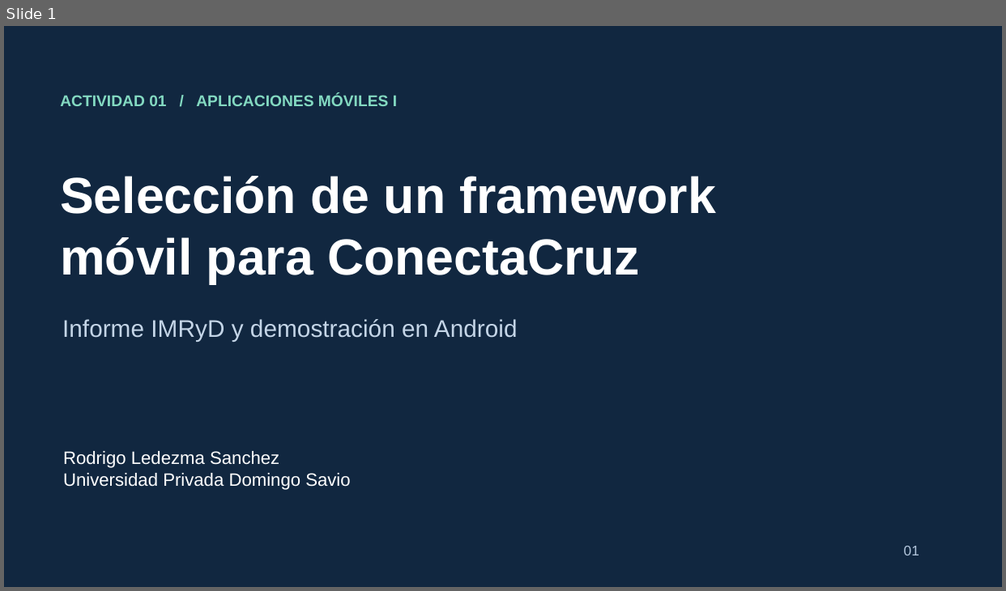
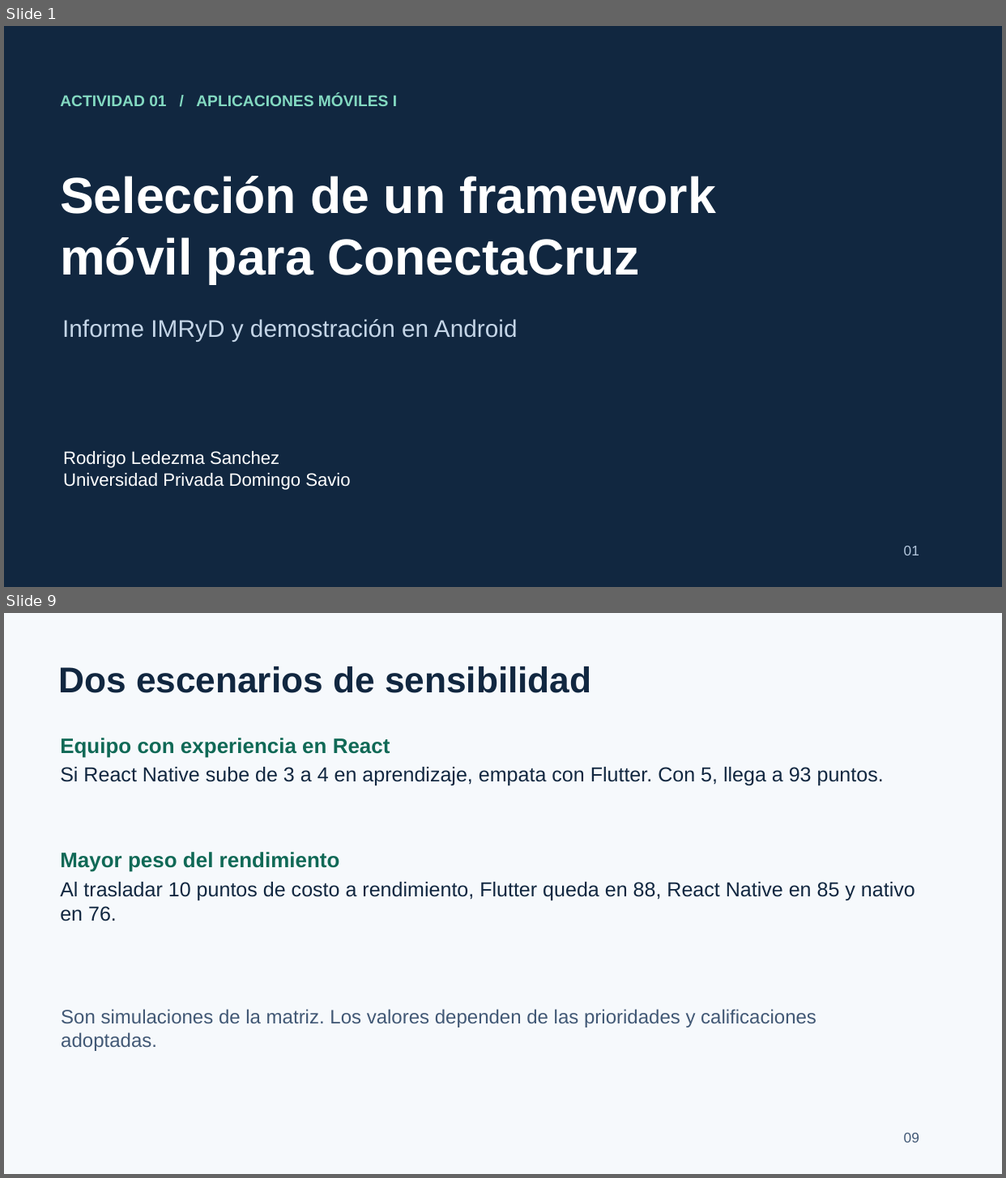
Before and after one commit to ROXIAN120/Aplicaciones-moviles-1, a slide deck: entrega_actividad_01/Presentacion_Defensa_ConectaCruz_Ampliada.pptx. Shown one above the other, each under a label of ours: slide 1 before the commit, slides 1 and 9 after it; the slides between them are not shown. The pictures are 1006x591 and 1006x1178 pixels, drawn with LibreOffice and Linux fonts; fonts in the diff are those of the drawing. Boxes give left, top, right and bottom in pixels: in the first picture for what was removed or moved away, otherwise in the second. Text is boxed around its words. In the diff, an @@ line names an element or a change of style, - is before the commit and + after.

```diff
--- a/entrega_actividad_01/Presentacion_Defensa_ConectaCruz_Ampliada.pptx
+++ b/entrega_actividad_01/Presentacion_Defensa_ConectaCruz_Ampliada.pptx
@@ slide 9 added at [4,613,1002,1174], background #F6F9FC @@
@@ text added at [58,666,591,693], 34.5 pt, text #112740, bold @@
+Dos escenarios de sensibilidad
@@ text added at [60,738,390,758], 20.2 pt, text #106956, bold @@
+Equipo con experiencia en React
@@ text added at [60,767,884,786], 19.5 pt, text #112740 @@
+Si React Native sube de 3 a 4 en aprendizaje, empata con Flutter. Con 5, llega a 93 puntos.
@@ text added at [60,852,340,872], 20.2 pt, text #106956, bold @@
+Mayor peso del rendimiento
@@ text added at [60,882,915,922], 19.5 pt, text #112740 @@
+Al trasladar 10 puntos de costo a rendimiento, Flutter queda en 88, React Native en 85 y nativo en 76.
@@ text added at [61,1009,816,1051], 18.8 pt, text #415875 @@
+Son simulaciones de la matriz. Los valores dependen de las prioridades y calificaciones adoptadas.
@@ text added at [904,1133,919,1143], 13.5 pt, text #415875 @@
+09
```
Also in this commit, not shown: 8 slides changed, 5 other slides added, 3 other files.
